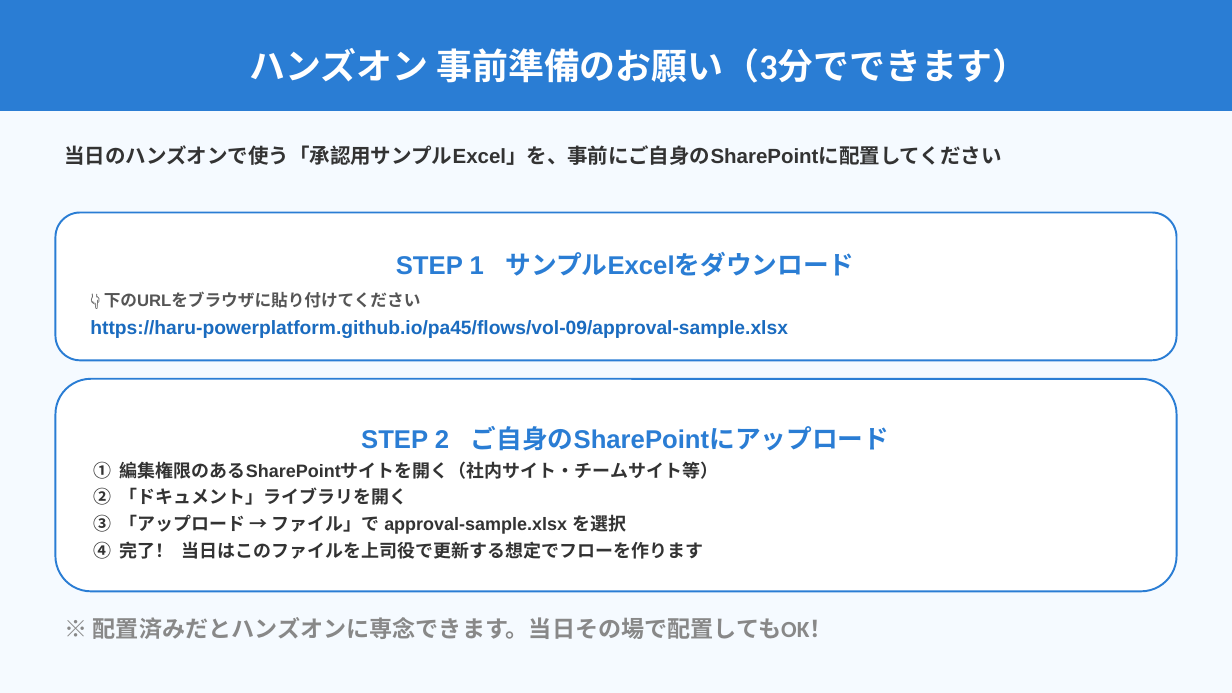
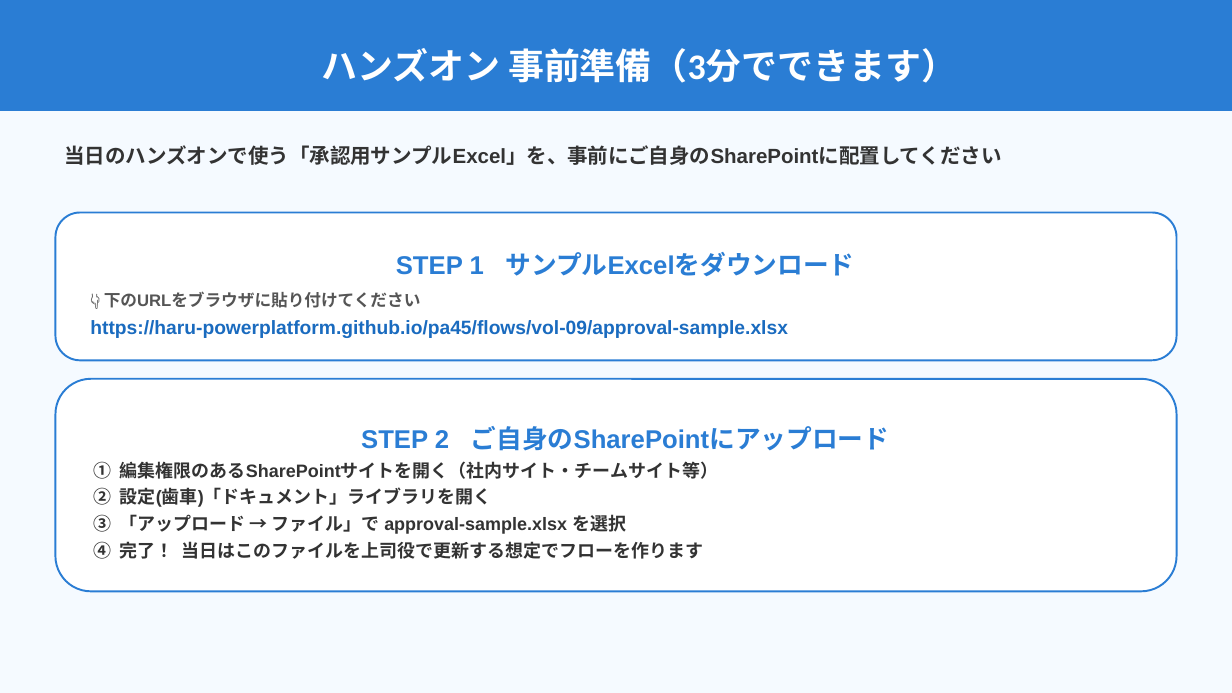
Before and after one commit to Haru-PowerPlatform/pa45, a slide deck: slide 2 of assets/pa45/P009_PA45_SharePointTeams_20260507.pptx. Drawn at 1232x693 pixels with LibreOffice and Linux fonts; fonts in the diff are those of the drawing. Boxes give left, top, right and bottom in pixels: in the first picture for what was removed or moved away, otherwise in the second. Text is boxed around its words. In the diff, an @@ line names an element or a change of style, - is before the commit and + after.

```diff
--- a/assets/pa45/P009_PA45_SharePointTeams_20260507.pptx
+++ b/assets/pa45/P009_PA45_SharePointTeams_20260507.pptx
@@ text in rectangle at box(321, 48, 957, 83): text changed @@
-ハンズオン 事前準備のお願い（3分でできます）
+ハンズオン 事前準備（3分でできます）
@@ text in rounded rectangle at box(94, 487, 492, 507): text changed @@
-② 「ドキュメント」ライブラリを開く
+② 設定(歯車)「ドキュメント」ライブラリを開く
@@ text removed at box(93, 617, 833, 639) @@
-※ 配置済みだとハンズオンに専念できます。当日その場で配置してもOK！
```
Also in this commit, not shown: 2 other slides changed, 5 other files.
